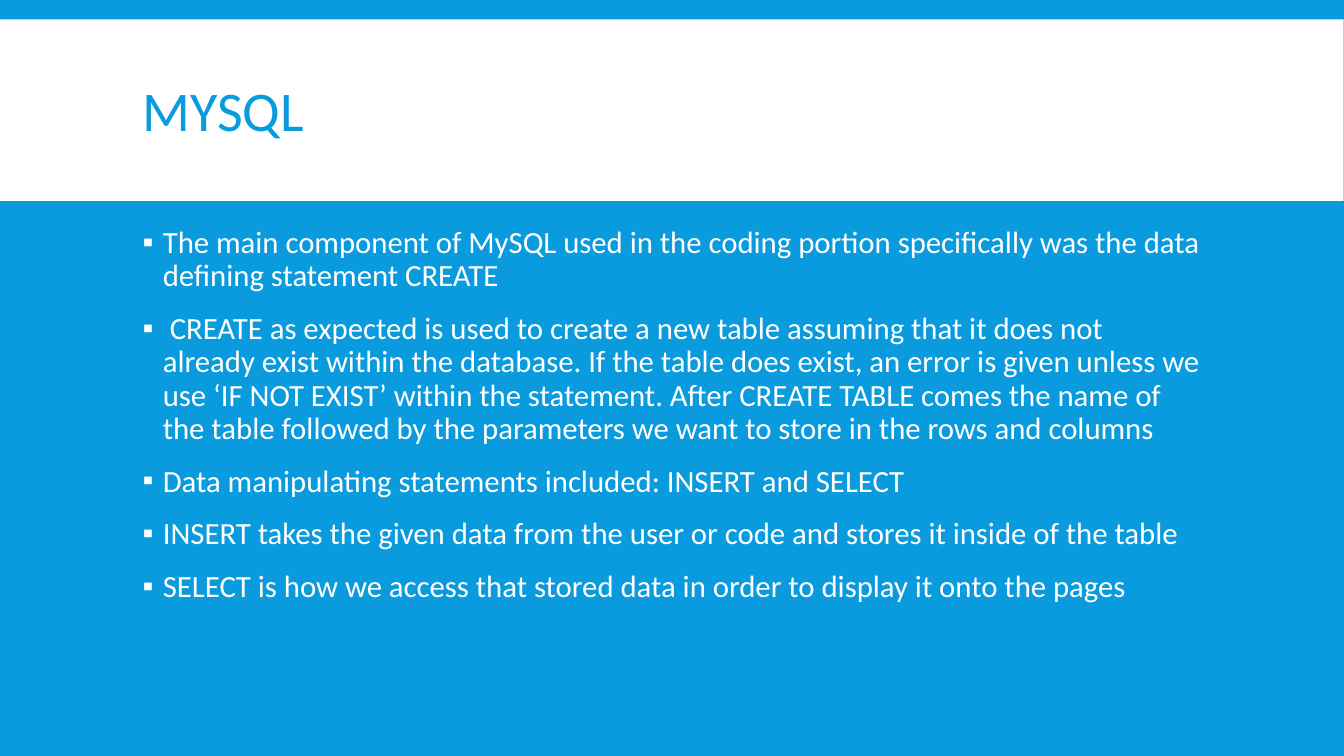
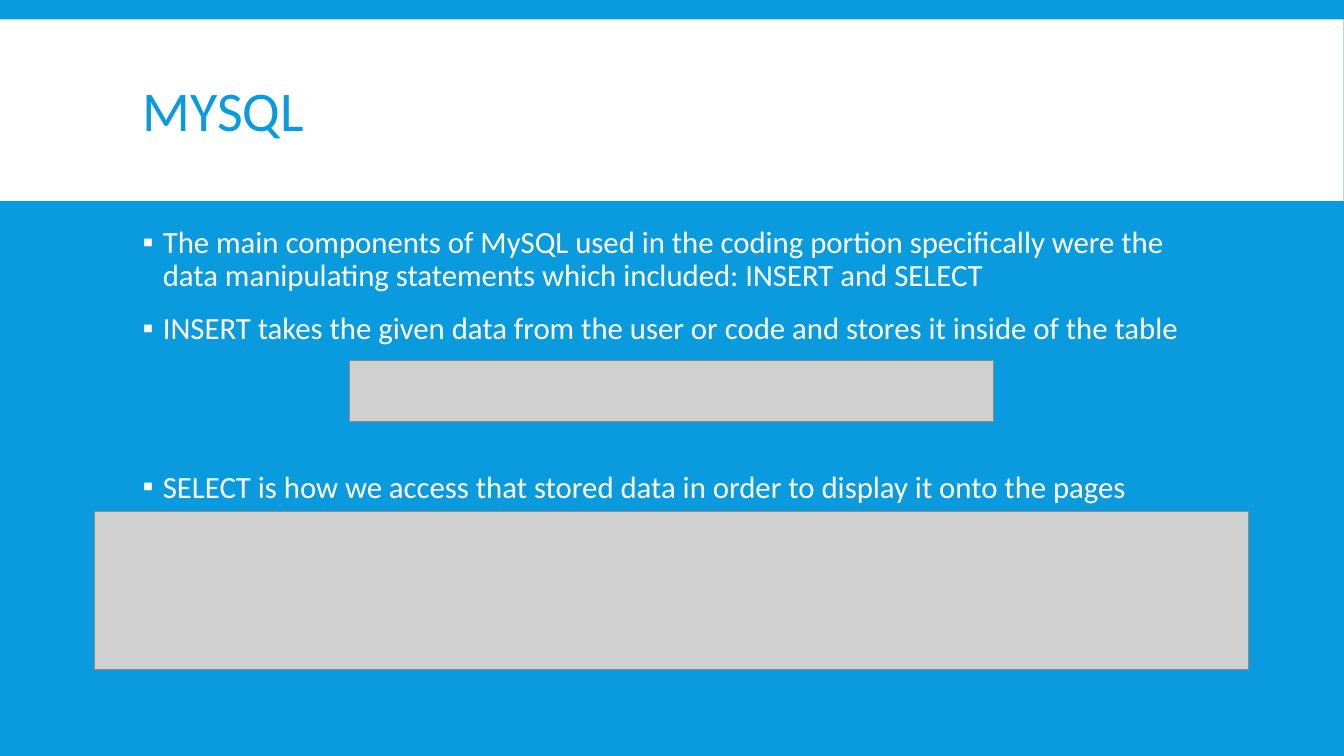
Before and after one commit to WebProgrammingTeam3/Project-4, a slide deck: slide 10 of Project04.pptx (slide 12 before the commit). Drawn at 1344x756 pixels with LibreOffice and Linux fonts; fonts in the diff are those of the drawing; grey boxes stand for pictures. Boxes give left, top, right and bottom in pixels: in the first picture for what was removed or moved away, otherwise in the second. Text is boxed around its words. In the diff, an @@ line names an element or a change of style, - is before the commit and + after.

Commit message:
Updated PPT

```diff
--- a/Project04.pptx
+++ b/Project04.pptx
@@ text at <box>163,231,1163,292</box>: text changed @@
-▪ The main component of MySQL used in the coding portion specifically was the data defining statement CREATE
-▪ CREATE as expected is used to create a new table assuming that it does not already exist within the database. If the table does exist, an error is given unless we use ‘IF NOT EXIST’ within the statement. After CREATE TABLE comes the name of the table followed by the parameters we want to store in the rows and columns
-▪ Data manipulating statements included: INSERT and SELECT
+▪ The main components of MySQL used in the coding portion specifically were the data manipulating statements which included: INSERT and SELECT
@@ picture added at <box>350,360,994,421</box> @@
@@ picture added at <box>95,511,1249,669</box> @@
```
Also in this commit, not shown: 5 other slides changed, 2 slides added, 3 slides removed.
